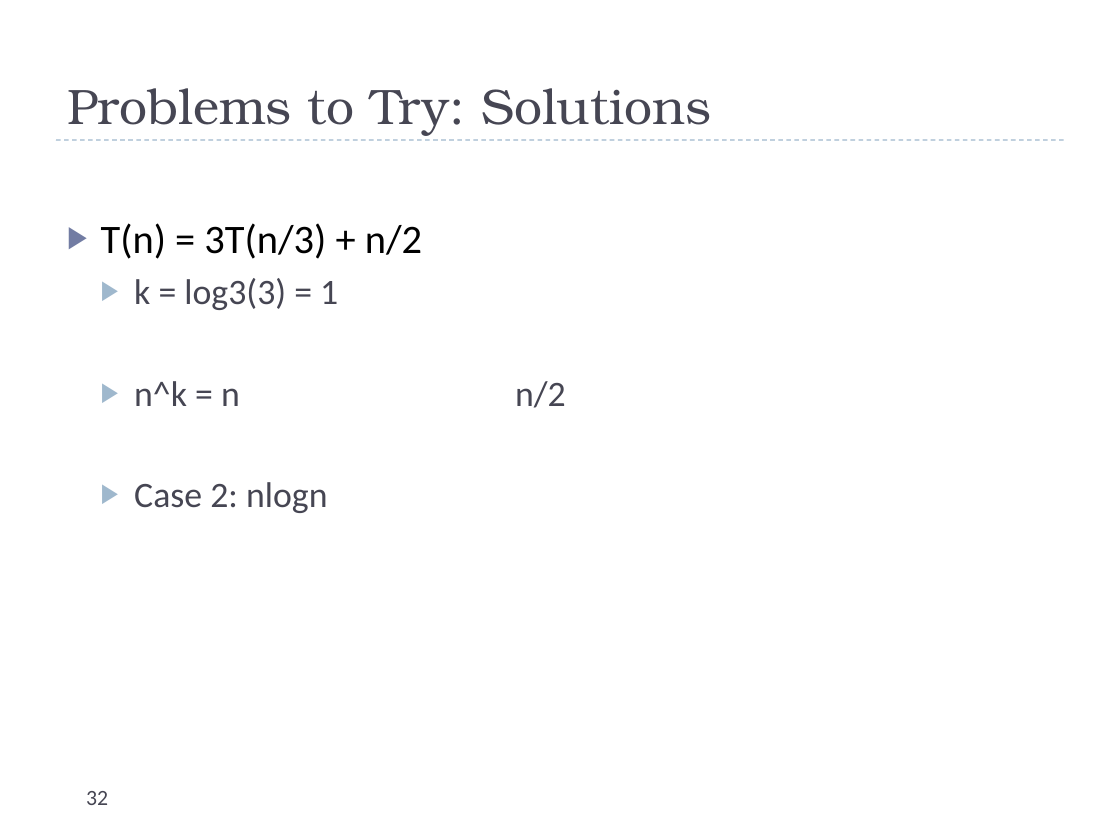
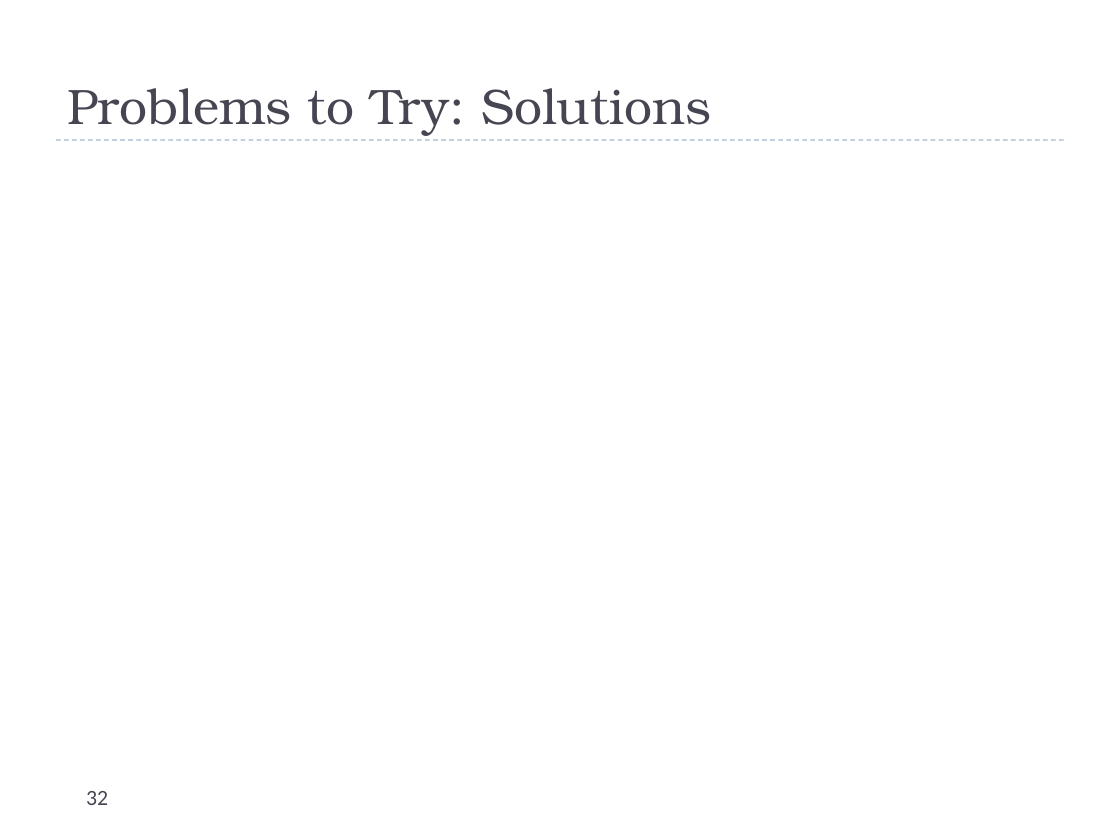
Before and after one commit to uva-cs/cs4102-f21, a slide deck: slide 32 of slides/recurrences.pptx. Drawn at 1120x840 pixels with LibreOffice and Linux fonts; fonts in the diff are those of the drawing; grey boxes stand for pictures. Boxes give left, top, right and bottom in pixels: in the first picture for what was removed or moved away, otherwise in the second. Text is boxed around its words. In the diff, an @@ line names an element or a change of style, - is before the commit and + after.

```diff
--- a/slides/recurrences.pptx
+++ b/slides/recurrences.pptx
@@ text removed at <box>101,223,422,513</box> @@
-▶ T(n) = 3T(n/3) + n/2
-  ▶ k = log3(3) = 1
-  ▶ n^k = n n/2
-  ▶ Case 2: nlogn
```
Also in this commit, not shown: 3 other slides changed.
